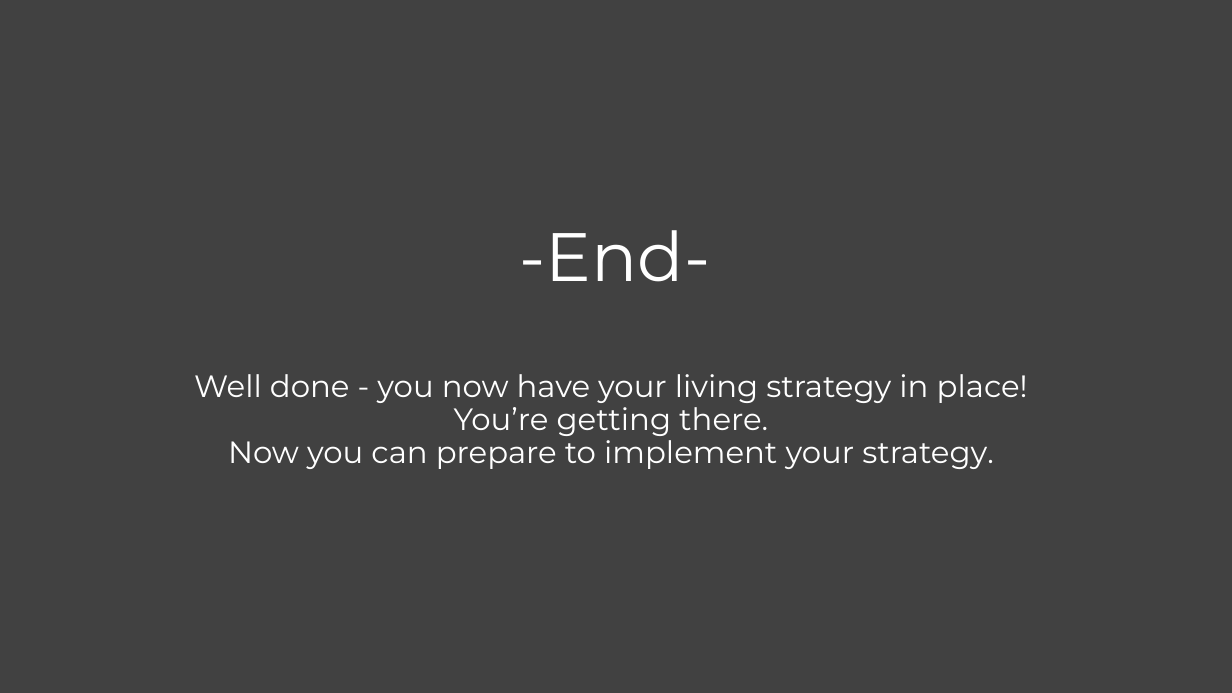
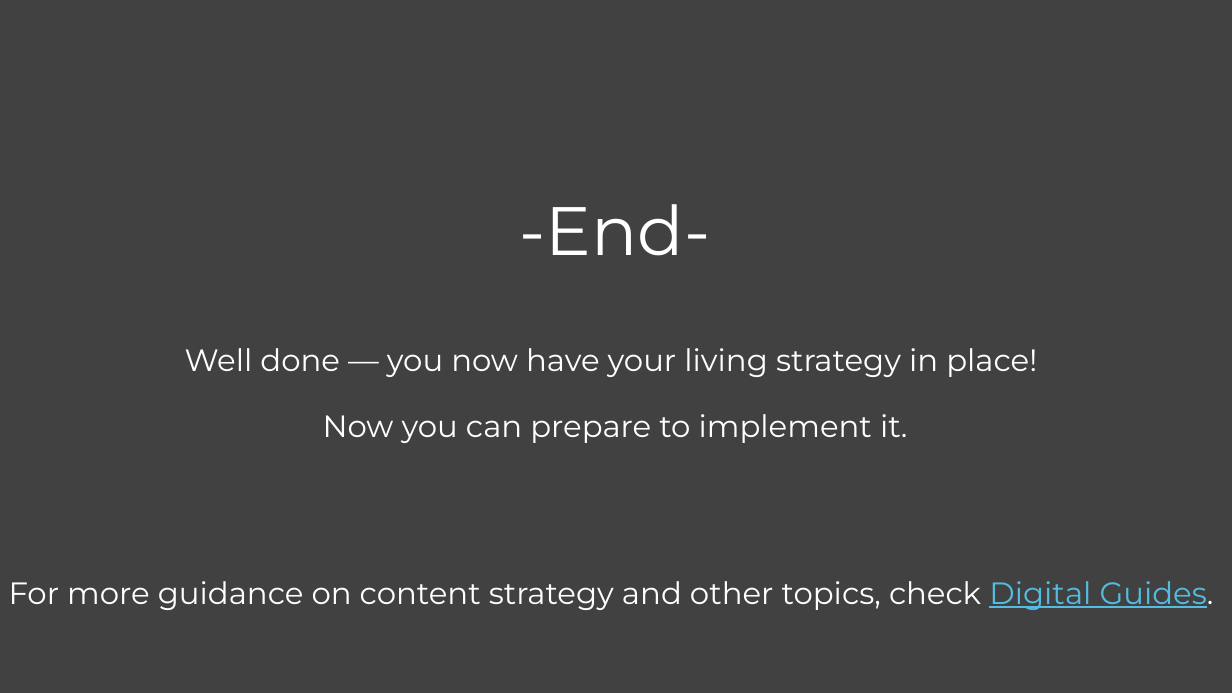
Before and after one commit to govau/service-manual, a slide deck: slide 19 of assets/files/content-strategy/content-strategy-template.pptx (slide 13 before the commit). Drawn at 1232x693 pixels with LibreOffice and Linux fonts; fonts in the diff are those of the drawing; background and template pictures are left out. Boxes give left, top, right and bottom in pixels: in the first picture for what was removed or moved away, otherwise in the second. Text is boxed around its words. In the diff, an @@ line names an element or a change of style, - is before the commit and + after.

Commit message:
Editorial QA - content strategy template (the template asset file)

```diff
--- a/assets/files/content-strategy/content-strategy-template.pptx
+++ b/assets/files/content-strategy/content-strategy-template.pptx
@@ title at bbox=[9, 348, 1214, 610]: text changed @@
-Well done - you now have your living strategy in place!
-You’re getting there.
-Now you can prepare to implement your strategy.
+Well done — you now have your living strategy in place!
+Now you can prepare to implement it.
+For more guidance on content strategy and other topics, check Digital Guides.
```
Also in this commit, not shown: 11 other slides changed, 6 slides added, 4 other files.
